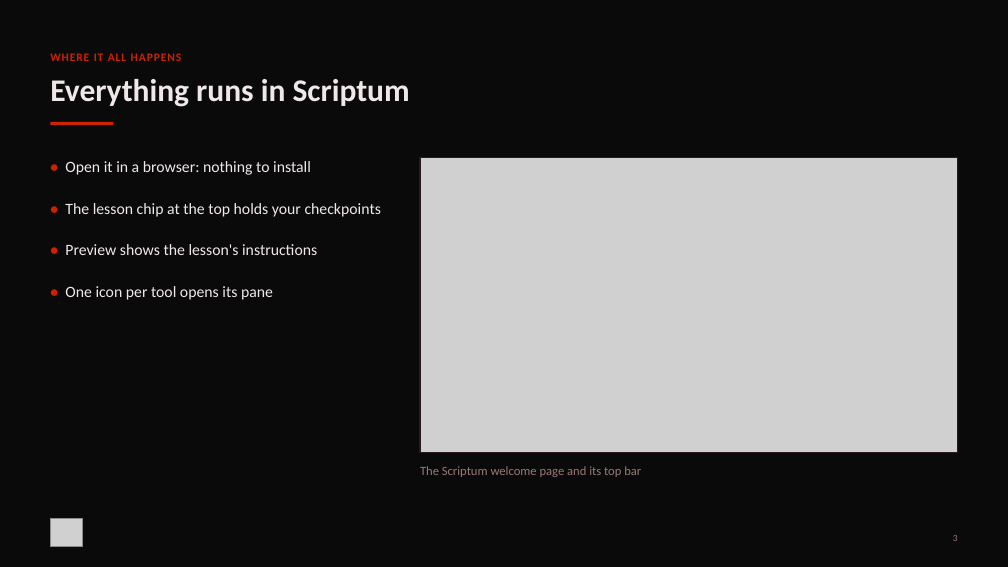
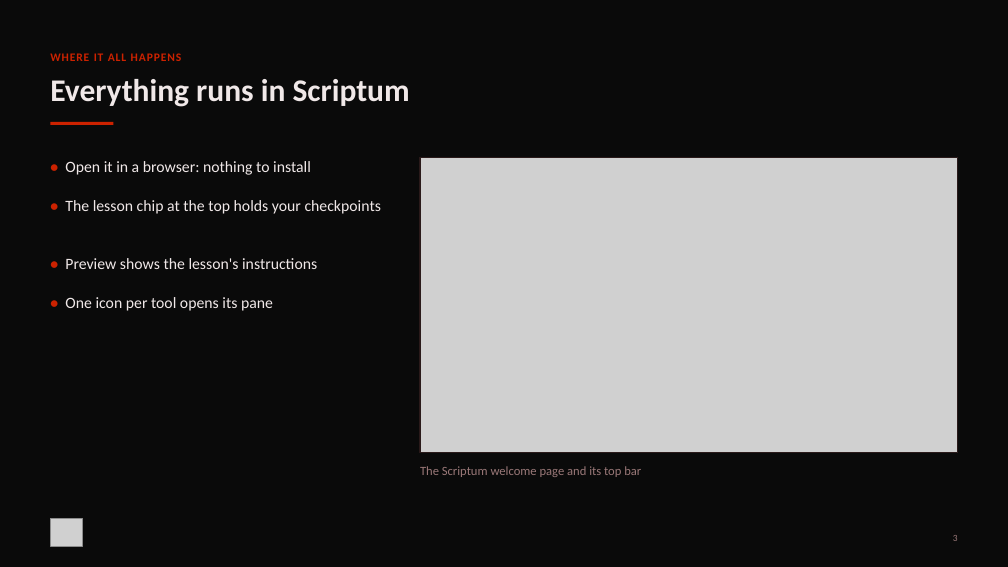
Before and after one commit to FRC-Team-4143/scriptum-lessons, a slide deck: slide 3 of 00-tools.pptx. Drawn at 1008x567 pixels with LibreOffice and Linux fonts; fonts in the diff are those of the drawing; grey boxes stand for pictures. Boxes give left, top, right and bottom in pixels: in the first picture for what was removed or moved away, otherwise in the second. Text is boxed around its words. In the diff, an @@ line names an element or a change of style, - is before the commit and + after.

```diff
--- a/00-tools.pptx
+++ b/00-tools.pptx
@@ text at bbox=[65, 161, 381, 255]: paragraphs removed @@
-• Open it in a browser: nothing to install
-• The lesson chip at the top holds your checkpoints
-• Preview shows the lesson's instructions
@@ text added at bbox=[65, 200, 381, 214], 22.5 pt, text #F0E8E8 @@
+• The lesson chip at the top holds your checkpoints
@@ text added at bbox=[65, 258, 317, 269], 22.5 pt, text #F0E8E8 @@
+• Preview shows the lesson's instructions
@@ text "• One icon per tool ...": place and size @@
-text "• One icon per tool ..." at bbox=[65, 161, 381, 300]
+text "• One icon per tool ..." at bbox=[65, 297, 273, 311]
@@ text "• One icon per tool ..." at bbox=[65, 297, 273, 311]: less space between paragraphs @@
```
Also in this commit, not shown: 8 other slides changed, 1 other file.
